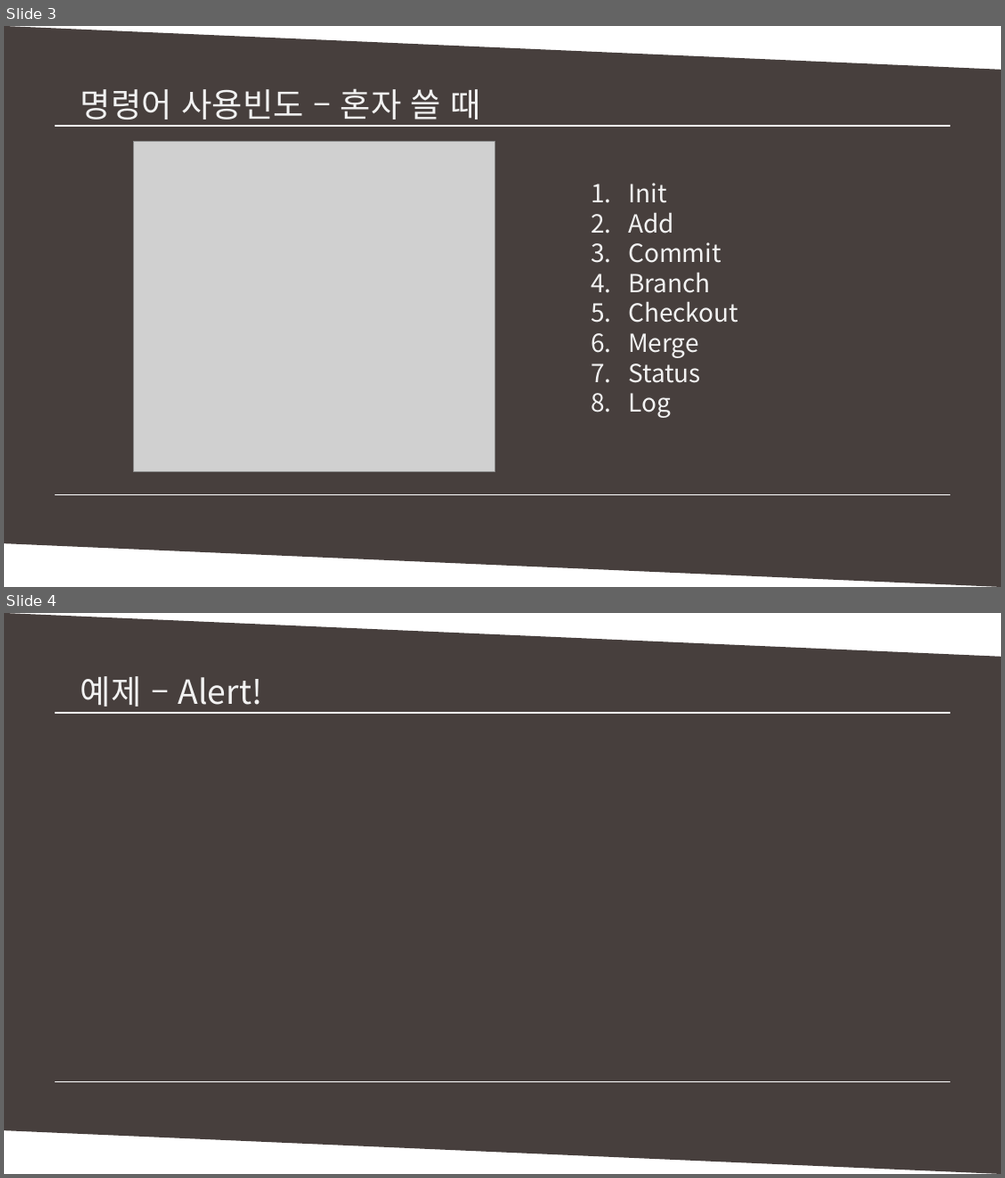
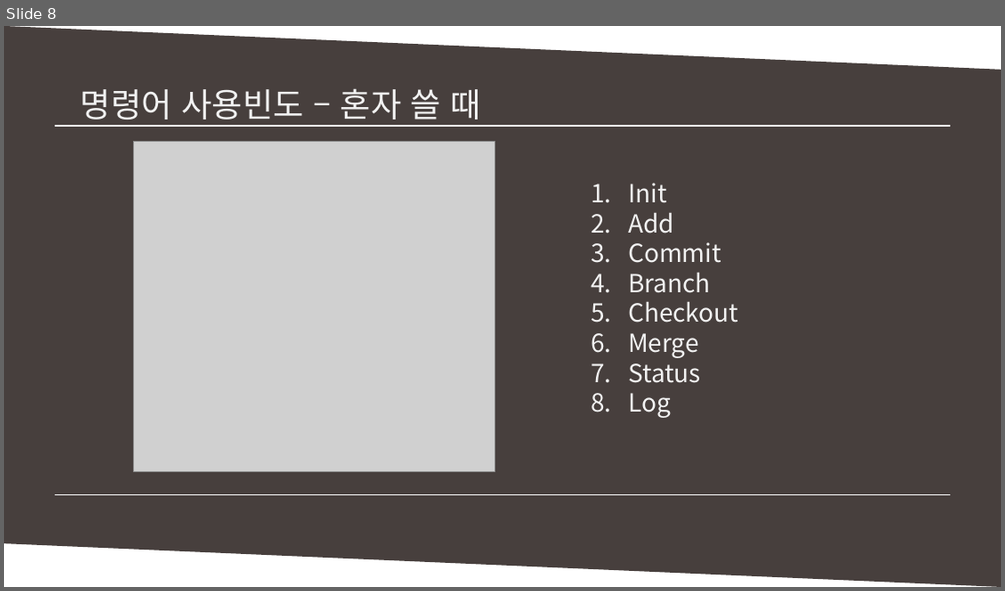
Before and after one commit to MinSikMoon/pptgit, a slide deck: git발표.pptx. Shown one above the other, each under a label of ours: slides 3 and 4 before the commit, slide 8 after it. The pictures are 1005x1178 and 1005x591 pixels, drawn with LibreOffice and Linux fonts; fonts in the diff are those of the drawing; grey boxes stand for pictures. Boxes give left, top, right and bottom in pixels: in the first picture for what was removed or moved away, otherwise in the second. Text is boxed around its words. In the diff, an @@ line names an element or a change of style, - is before the commit and + after.

```diff
--- a/git발표.pptx
+++ b/git발표.pptx
@@ slide 4 removed at (x1=4, y1=613, x2=1001, y2=1174), background #FFFFFF @@
@@ parallelogram removed at (x1=4, y1=613, x2=1001, y2=1173) @@
@@ text removed at (x1=81, y1=676, x2=263, y2=713) @@
-예제 – Alert!
@@ line removed from (55, 713) to (950, 713) @@
@@ line removed from (63, 713) to (950, 713) @@
@@ line removed from (55, 1081) to (942, 1081) @@
@@ line removed from (55, 1081) to (950, 1081) @@
@@ what was slide 3 is now slide 8 @@
```
Also in this commit, not shown: 2 slides changed, 5 slides added.
